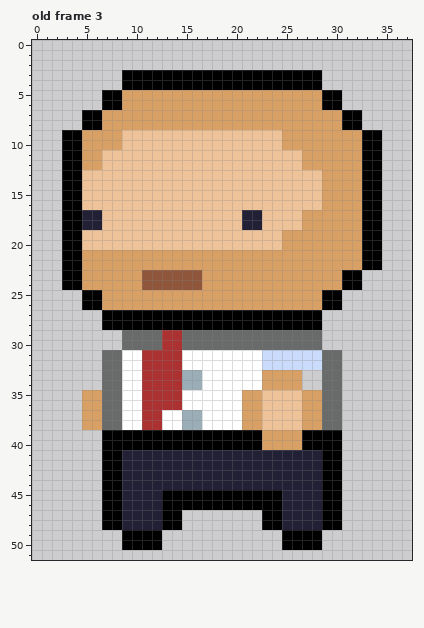
Edited in one commit: pixel-art file (Assets/Art/Char.aseprite). This is how it looked before the edit.
38x52 pixels, 6 frames. Shown: old frame 3. The commit also changed other frames, which this record leaves out.
Once edited:
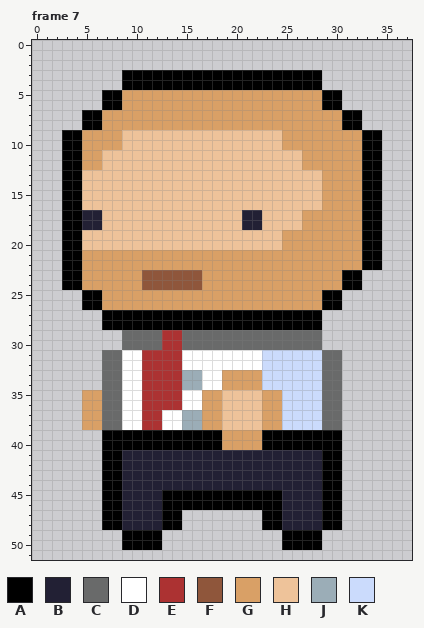
Palette (. is transparent): A #000000  B #222034  C #696a6a  D #ffffff  E #ac3232  F #8f563b  G #d9a066  H #eec39a  J #9badb7  K #cbdbfc
A new or re-ordered frame is compared with the old frame closest to it.
The edit:
frames 6 -> 17
Frame 7 is new; against old frame 3:
y 33..34: x 19..28 DDDDGGGG.. -> GGGGKKKKKK
y 35..38: x 17..28 DDDDGGHHHHGG -> GGHHHHGGKKKK
y 39..40: x 19..26 AAAAGGGG -> GGGGAAAA
Where, in picture pixels (left, top, right, bottom), the same in both pictures:
changed: (202, 370, 322, 450)
